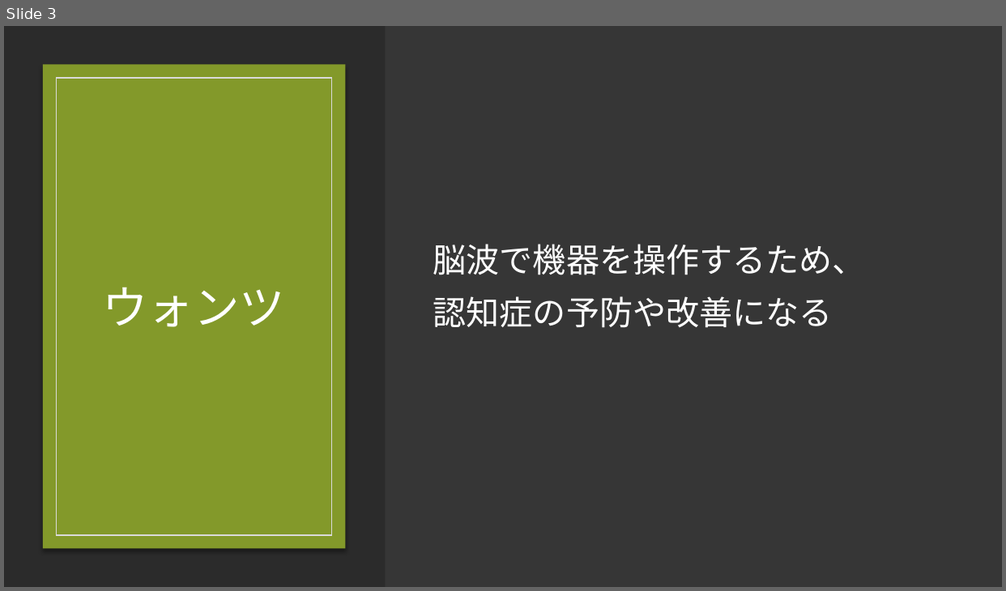
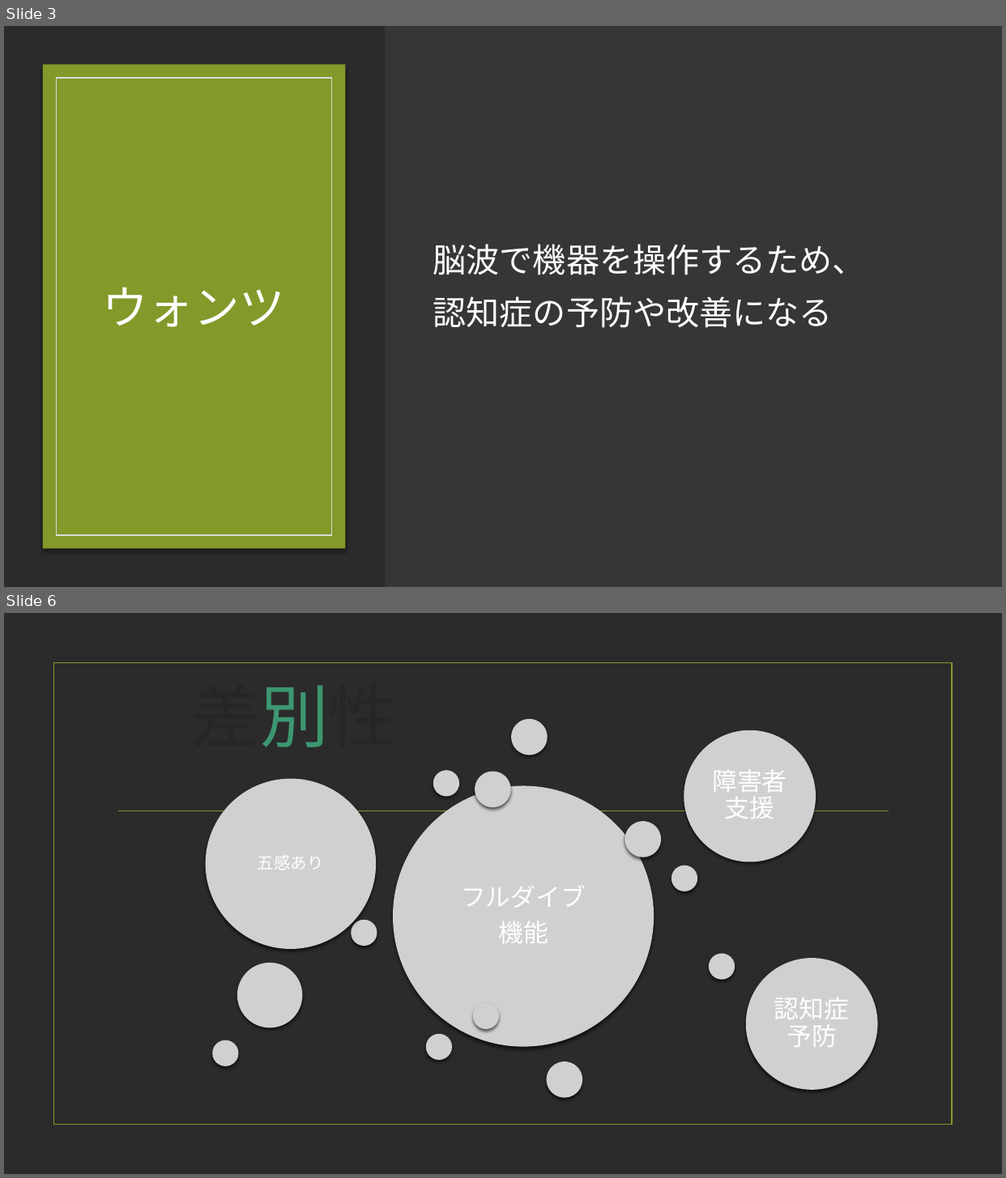
Before and after one commit to Gar-hal/MK11, a slide deck: シーズ・ニーズ・ウォンツ.pptx. Shown one above the other, each under a label of ours: slide 3 before the commit, slides 3 and 6 after it; the slides between them are not shown. The pictures are 1006x591 and 1006x1178 pixels, drawn with LibreOffice and Linux fonts; fonts in the diff are those of the drawing; grey boxes stand for pictures; background and template pictures are left out; a plain dark background stands for a picture behind light text. Boxes give left, top, right and bottom in pixels: in the first picture for what was removed or moved away, otherwise in the second. Text is boxed around its words. In the diff, an @@ line names an element or a change of style, - is before the commit and + after.

```diff
--- a/シーズ・ニーズ・ウォンツ.pptx
+++ b/シーズ・ニーズ・ウォンツ.pptx
@@ slide 6 added at bbox=[4, 613, 1002, 1174], background picture (left out) @@
@@ rectangle added at bbox=[53, 663, 952, 1125], outline #83992A 1.25 pt @@
@@ title added at bbox=[191, 685, 397, 747], 66 pt, text #262626 @@
+差別性
@@ line added from (118, 811) to (889, 811), #83992A 1.25 pt @@
@@ group added at bbox=[206, 719, 878, 1098]: 16 pictures, 4 texts @@
+フルダイブ
+機能
+五感あり
+障害者支援
+認知症予防
```
Also in this commit, not shown: 4 other slides added.
